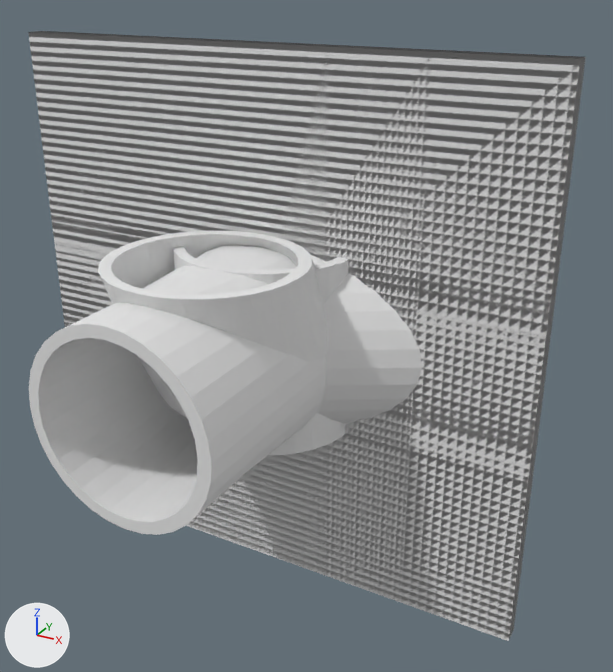
A saved change to the OBJ model Assets/Models/tunnel_uturn.obj.
One viewpoint serves both versions: a camera (50 mm lens) standing at (9.02, -14.73, 7.4) and looking at (0.88, 0.06, 0.01). Lighting does not change. The marker at lower left points along +X, +Y and +Z. Where no turn or scale is listed for an object, it has been applied to the vertices.

Objects in the first picture: 'Cavern_Opening_Cube.004', 'Tunnel_Fork_Cylinder.019', 'Tunnel_Straight_Cylinder.011', 'Tunnel_UTurn_Cylinder.007', 'Wall_01Cube_Cube.010', 'Wall_02Parallelogram_long_Cube.006', 'Wall_02Parallelogram_med_Cube.005', 'Wall_03Pentagram_Cube.003', 'Wall_04Trapezoid_Cube.008'.
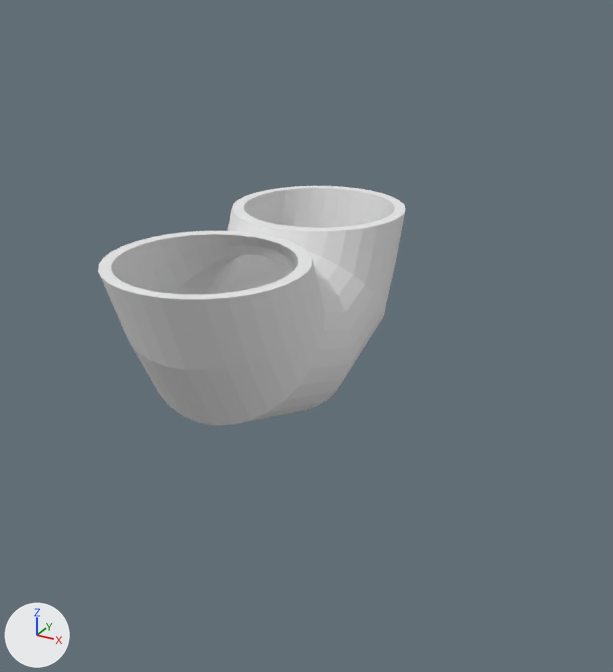
Diff of the bpy script that builds the scene:
```diff
--- a/Assets/Models/tunnel_uturn.obj.py
+++ b/Assets/Models/tunnel_uturn.obj.py
@@ ob_cavern_opening_cube_004 @@
-ob_cavern_opening_cube_004 = bpy.data.objects.new('Cavern_Opening_Cube.004', me_cavern_opening_cube_004)
-ob_cavern_opening_cube_004.location = (0.0, 0.0, 0.0)
@@ ob_tunnel_fork_cylinder_019 @@
-ob_tunnel_fork_cylinder_019 = bpy.data.objects.new('Tunnel_Fork_Cylinder.019', me_tunnel_fork_cylinder_019)
-ob_tunnel_fork_cylinder_019.location = (0.0, 0.0, 0.0)
@@ ob_tunnel_straight_cylinder_011 @@
-ob_tunnel_straight_cylinder_011 = bpy.data.objects.new('Tunnel_Straight_Cylinder.011', me_tunnel_straight_cylinder_011)
-ob_tunnel_straight_cylinder_011.location = (0.0, 0.0, 0.0)
@@ ob_wall_01cube_cube_010 @@
-ob_wall_01cube_cube_010 = bpy.data.objects.new('Wall_01Cube_Cube.010', me_wall_01cube_cube_010)
-ob_wall_01cube_cube_010.location = (0.0, 0.0, 0.0)
@@ ob_wall_02parallelogram_long_cube_006 @@
-ob_wall_02parallelogram_long_cube_006 = bpy.data.objects.new('Wall_02Parallelogram_long_Cube.006', me_wall_02parallelogram_long_cube_006)
-ob_wall_02parallelogram_long_cube_006.location = (0.0, 0.0, 0.0)
@@ ob_wall_02parallelogram_med_cube_005 @@
-ob_wall_02parallelogram_med_cube_005 = bpy.data.objects.new('Wall_02Parallelogram_med_Cube.005', me_wall_02parallelogram_med_cube_005)
-ob_wall_02parallelogram_med_cube_005.location = (0.0, 0.0, 0.0)
@@ ob_wall_02parallelogram_short_cube_002 @@
-ob_wall_02parallelogram_short_cube_002 = bpy.data.objects.new('Wall_02Parallelogram_short_Cube.002', me_wall_02parallelogram_short_cube_002)
-ob_wall_02parallelogram_short_cube_002.location = (0.0, 0.0, 0.0)
@@ ob_wall_03pentagram_cube_003 @@
-ob_wall_03pentagram_cube_003 = bpy.data.objects.new('Wall_03Pentagram_Cube.003', me_wall_03pentagram_cube_003)
-ob_wall_03pentagram_cube_003.location = (0.0, 0.0, 0.0)
@@ ob_wall_04trapezoid_cube_008 @@
-ob_wall_04trapezoid_cube_008 = bpy.data.objects.new('Wall_04Trapezoid_Cube.008', me_wall_04trapezoid_cube_008)
-ob_wall_04trapezoid_cube_008.location = (0.0, 0.0, 0.0)
```

Pixel boxes [x1, y1, x2, y2] of what changed, in the pictures (613 x 672 px):
'Wall_01Cube_Cube.010', deleted
    before: [28, 31, 586, 641]
'Tunnel_Fork_Cylinder.019', deleted
    before: [29, 245, 422, 535]
'Wall_02Parallelogram_long_Cube.006', deleted
    before: [100, 35, 453, 602]
'Cavern_Opening_Cube.004', deleted
    before: [29, 31, 585, 641]
'Wall_02Parallelogram_med_Cube.005', deleted
    before: [177, 39, 345, 574]
'Tunnel_Straight_Cylinder.011', deleted
    before: [173, 247, 348, 455]
'Wall_04Trapezoid_Cube.008', deleted
    before: [216, 41, 306, 567]
'Wall_03Pentagram_Cube.003', deleted
    before: [216, 42, 305, 235]
'Wall_02Parallelogram_short_Cube.002', deleted
    before: [222, 41, 273, 44]
'Tunnel_UTurn_Cylinder.007', unchanged, uncovered by the edit
    before: [98, 231, 327, 418]
    after: [98, 186, 406, 426]
